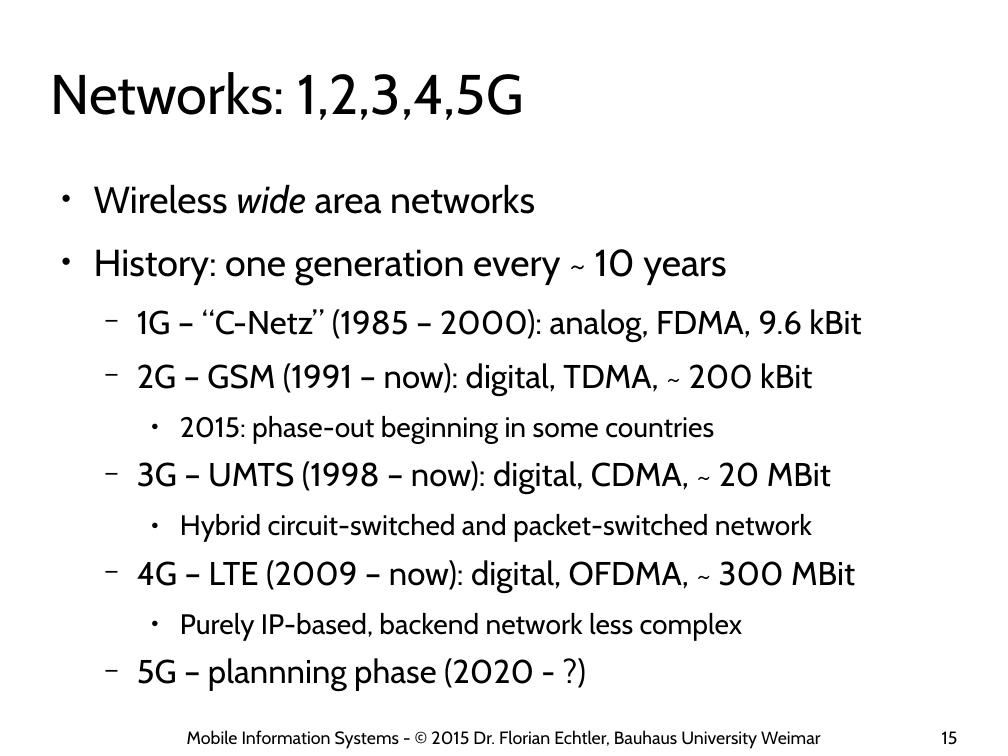
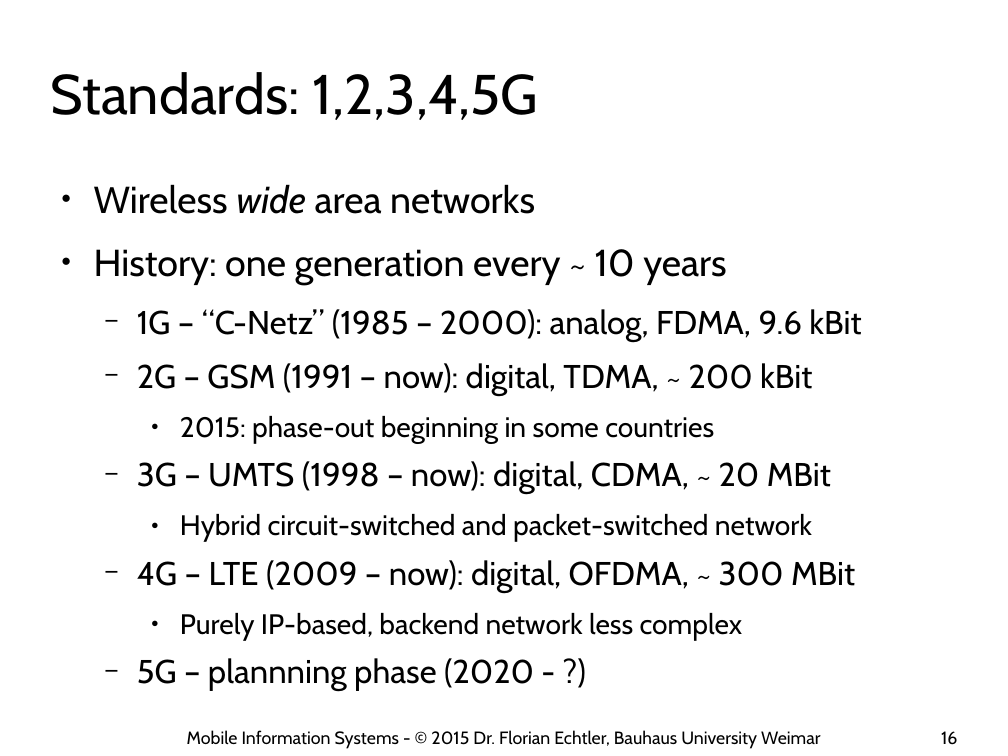
Before and after one commit to floe/mobile-information-systems, a slide deck: slide 16 of 03-networks-and-location.odp (slide 15 before the commit). Drawn at 1008x756 pixels with LibreOffice and Linux fonts; fonts in the diff are those of the drawing; background and template pictures are left out. Boxes give left, top, right and bottom in pixels: in the first picture for what was removed or moved away, otherwise in the second. Text is boxed around its words. In the diff, an @@ line names an element or a change of style, - is before the commit and + after.

```diff
--- a/03-networks-and-location.odp
+++ b/03-networks-and-location.odp
@@ title at (x1=50, y1=72, x2=538, y2=120): text changed @@
-Networks: 1,2,3,4,5G
+Standards: 1,2,3,4,5G
@@ page number at (x1=941, y1=731, x2=957, y2=745): text changed @@
-15
+16
```
Also in this commit, not shown: 22 other slides changed, 5 slides added.
